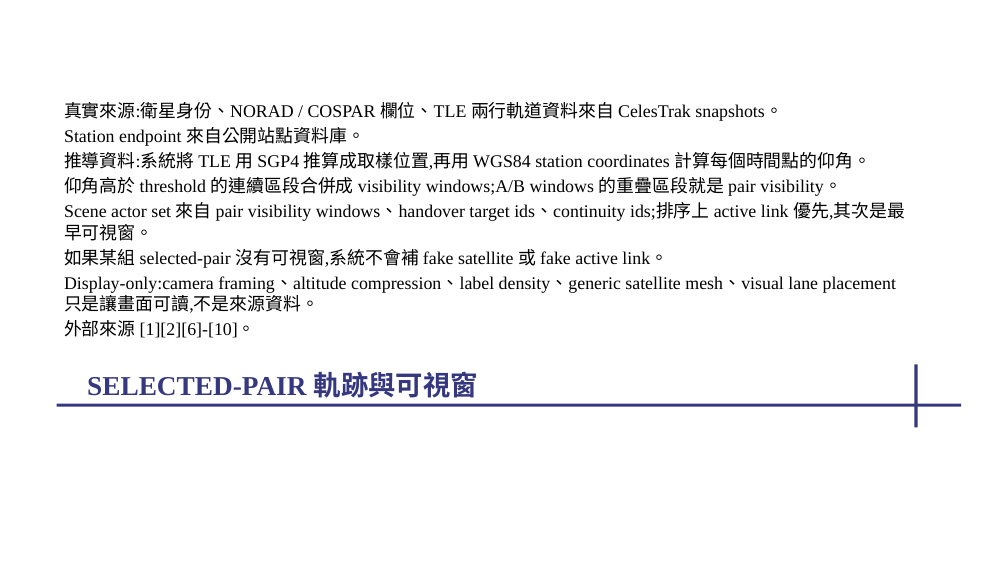
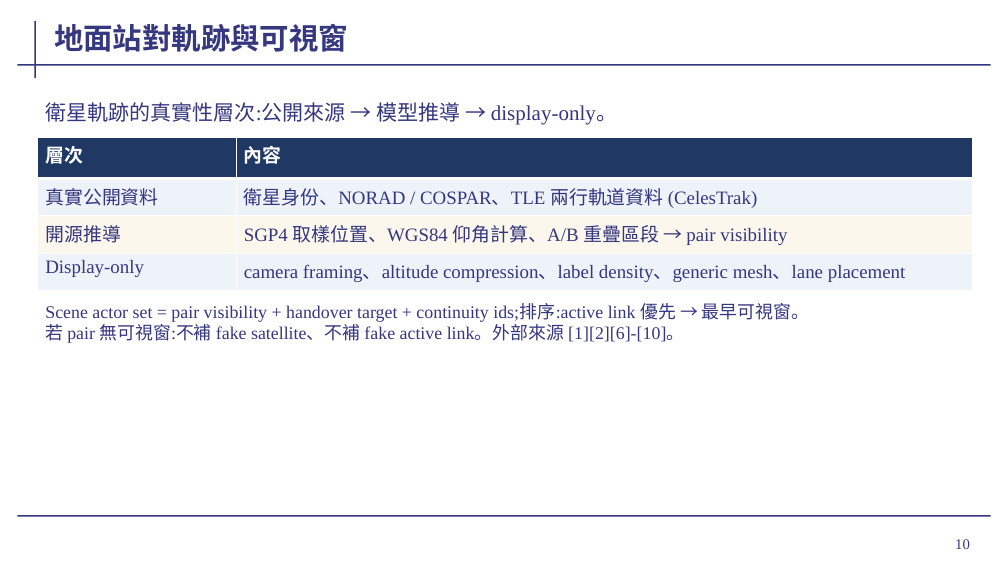
Before and after one commit to cedarwud/scenario-globe-viewer, a slide deck: slide 10 of docs/presentation/wave2-progress-2026-05-19.pptx. Drawn at 1008x567 pixels with LibreOffice and Linux fonts; fonts in the diff are those of the drawing; background and template pictures are left out. Boxes give left, top, right and bottom in pixels: in the first picture for what was removed or moved away, otherwise in the second. Text is boxed around its words. In the diff, an @@ line names an element or a change of style, - is before the commit and + after.

```diff
--- a/docs/presentation/wave2-progress-2026-05-19.pptx
+++ b/docs/presentation/wave2-progress-2026-05-19.pptx
@@ line added from (36, 21) to (36, 78), #35377F 1.5 pt @@
@@ title "地面站對軌跡與可視窗" at (x1=54, y1=24, x2=348, y2=52): vertical alignment top to bottom @@
@@ title at (x1=54, y1=24, x2=348, y2=52): text changed; size 26 to 28 pt @@
-SELECTED-PAIR 軌跡與可視窗
+地面站對軌跡與可視窗
@@ line added from (17, 65) to (991, 65), #35377F 1.5 pt @@
@@ text added at (x1=45, y1=102, x2=617, y2=125), 20 pt, text #35377F @@
+衛星軌跡的真實性層次:公開來源 → 模型推導 → display-only。
@@ text removed at (x1=64, y1=102, x2=905, y2=338) @@
-真實來源:衛星身份、NORAD / COSPAR 欄位、TLE 兩行軌道資料來自 CelesTrak snapshots。
-Station endpoint 來自公開站點資料庫。
-推導資料:系統將 TLE 用 SGP4 推算成取樣位置,再用 WGS84 station coordinates 計算每個時間點的仰角。
-仰角高於 threshold 的連續區段合併成 visibility windows;A/B windows 的重疊區段就是 pair visibility。
-Scene actor set 來自 pair visibility windows、handover target ids、continuity ids;排序上 active link 優先,其次是最早可視窗。
-如果某組 selected-pair 沒有可視窗,系統不會補 fake satellite 或 fake active link。
-Display-only:camera framing、altitude compression、label density、generic satellite mesh、visual lane placement 只是讓畫面可讀,不是來源資料。
-外部來源 [1][2][6]-[10]。
@@ table added at (x1=38, y1=138, x2=972, y2=290), 4 rows, 2 columns @@
+層次 | 內容
+真實公開資料 | 衛星身份、NORAD / COSPAR、TLE 兩行軌道資料 (CelesTrak)
+開源推導 | SGP4 取樣位置、WGS84 仰角計算、A/B 重疊區段 → pair visibility
+Display-only | camera framing、altitude compression、label density、generic mesh、lane placement
@@ text added at (x1=45, y1=303, x2=809, y2=343), 17 pt, text #35377F @@
+Scene actor set = pair visibility + handover target + continuity ids;排序:active link 優先 → 最早可視窗。
+若 pair 無可視窗:不補 fake satellite、不補 fake active link。外部來源 [1][2][6]-[10]。
@@ line removed from (917, 364) to (917, 427) @@
@@ line removed from (57, 405) to (962, 405) @@
@@ line added from (17, 516) to (991, 516), #35377F 1.5 pt @@
@@ page number added at (x1=955, y1=539, x2=970, y2=549), 14 pt, text #35377F @@
+10
```
Also in this commit, not shown: 21 other slides changed, 1 slide added, 1 slide removed, 2 other files.
